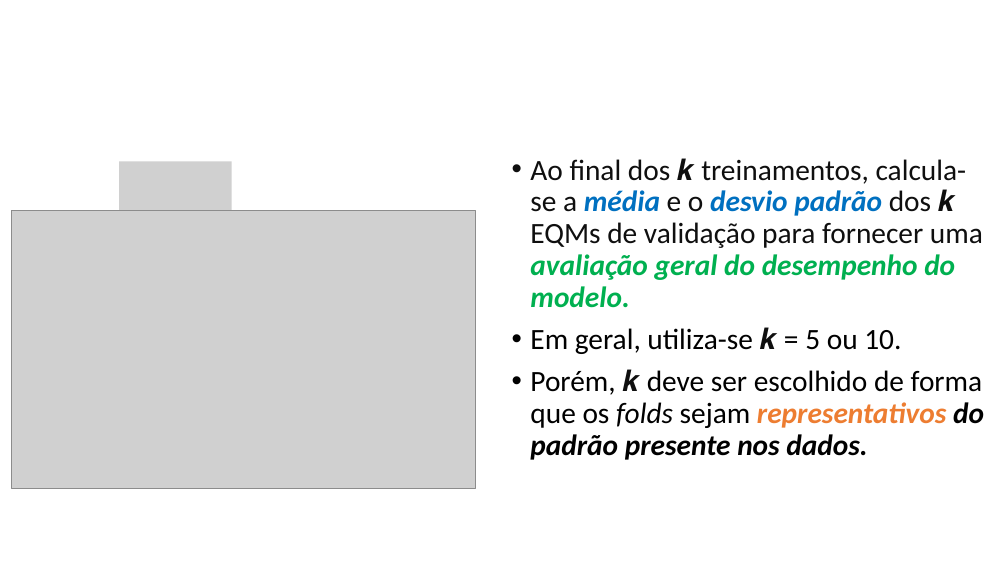
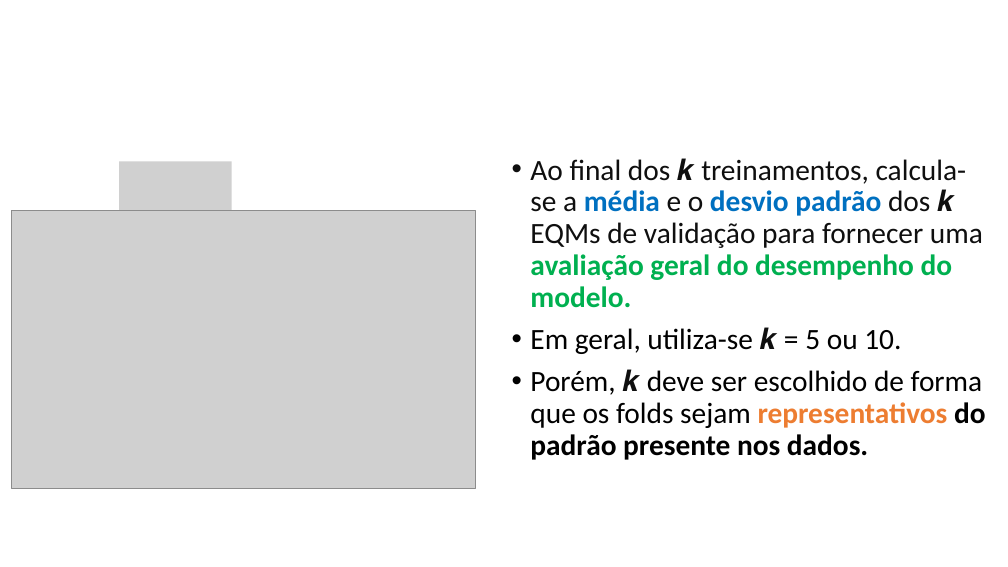
Before and after one commit to zz4fap/c24_inteligencia_artificial, a slide deck: slide 61 of slides/C24_Regressão.pptx. Drawn at 1008x567 pixels with LibreOffice and Linux fonts; fonts in the diff are those of the drawing; grey boxes stand for pictures. Boxes give left, top, right and bottom in pixels: in the first picture for what was removed or moved away, otherwise in the second. Text is boxed around its words. In the diff, an @@ line names an element or a change of style, - is before the commit and + after.

```diff
--- a/slides/C24_Regressão.pptx
+++ b/slides/C24_Regressão.pptx
@@ text at [530,158,986,460]: italic off in "média desvio padrão avaliação geral do desempenho ...", "folds representativos do padrão presente nos dados." @@
```
Also in this commit, not shown: 6 other slides changed, 3 slides added, 5 slides removed, 2 other files.
